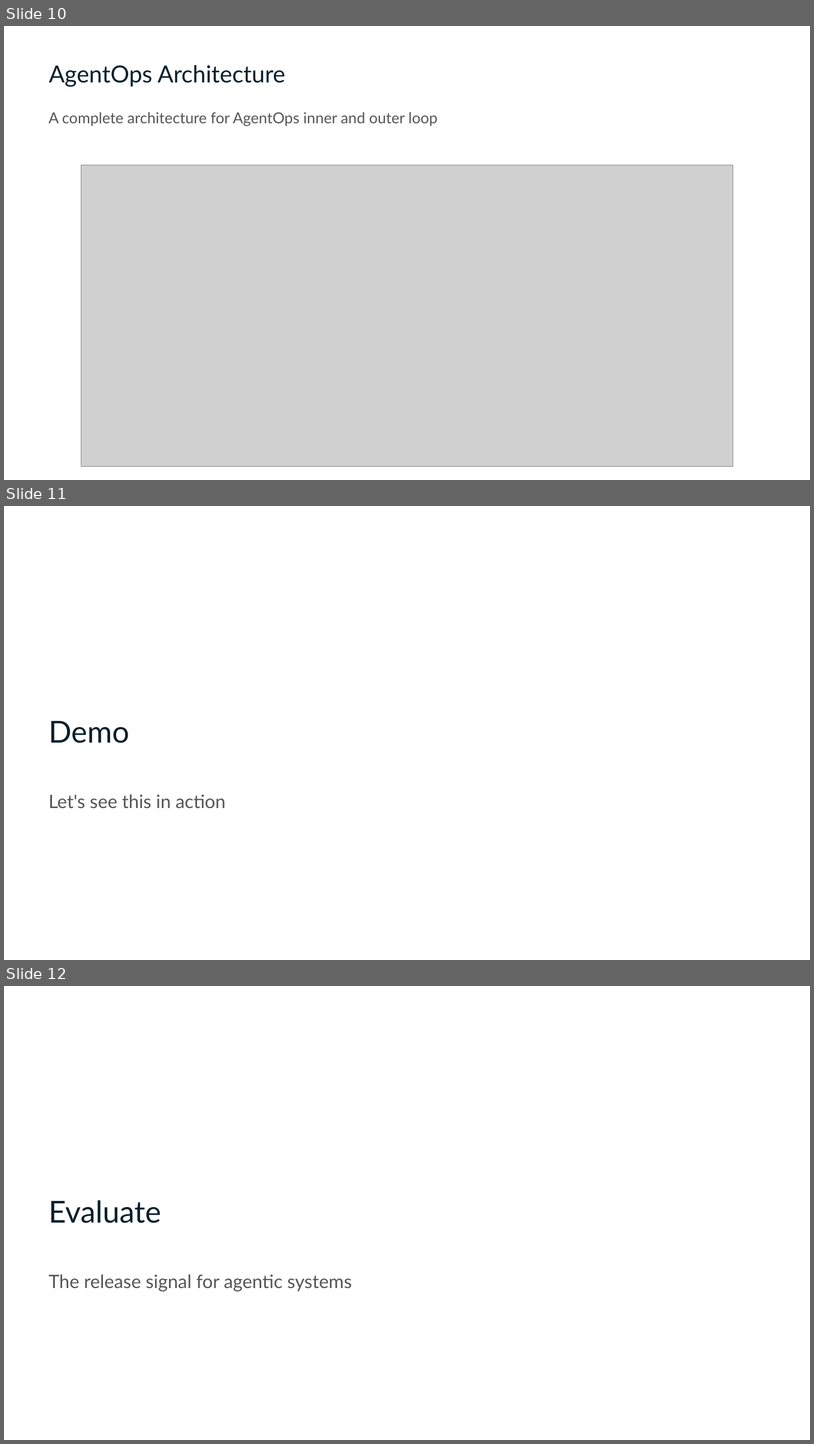
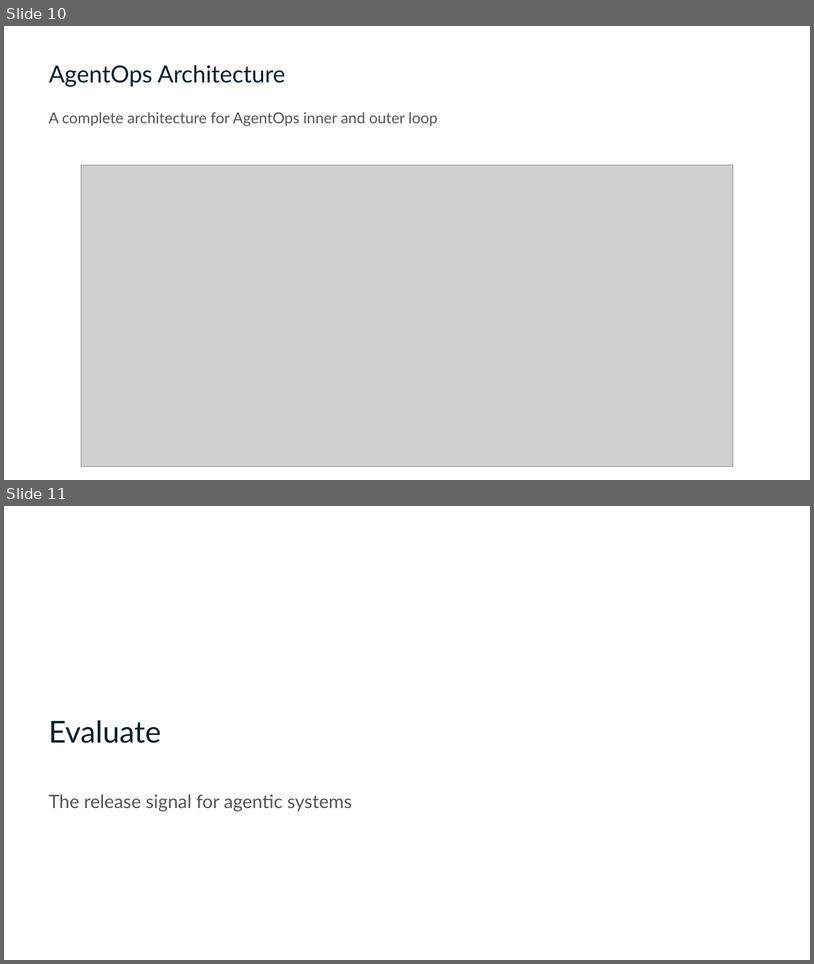
Before and after one commit to Azure/agentops-workshop, a slide deck: short/slides.pptx. Shown one above the other, each under a label of ours: slides 10, 11 and 12 before the commit, slides 10 and 11 after it. The pictures are 814x1444 and 814x964 pixels, drawn with LibreOffice and Linux fonts; fonts in the diff are those of the drawing; grey boxes stand for pictures. Boxes give left, top, right and bottom in pixels: in the first picture for what was removed or moved away, otherwise in the second. Text is boxed around its words. In the diff, an @@ line names an element or a change of style, - is before the commit and + after.

```diff
--- a/short/slides.pptx
+++ b/short/slides.pptx
@@ slide 11 removed at (4, 506, 810, 960), background #FFFFFF @@
@@ text removed at (48, 721, 129, 743) @@
-Demo
@@ text removed at (48, 794, 226, 808) @@
-Let's see this in action
@@ what was slide 12 is now slide 11 @@
```
Also in this commit, not shown: 3 slides changed, 5 slides added, 1 other slide removed, 3 other files.
